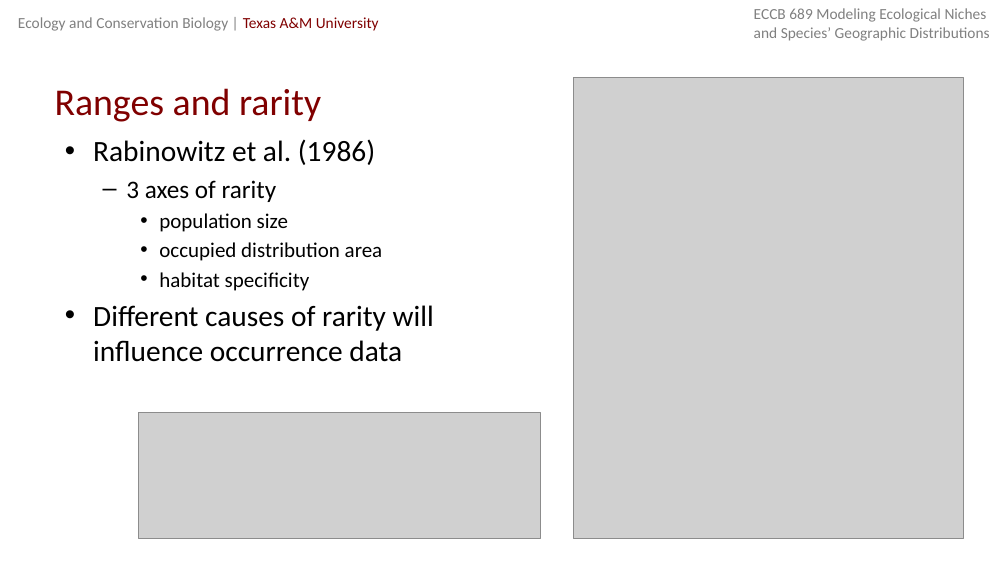
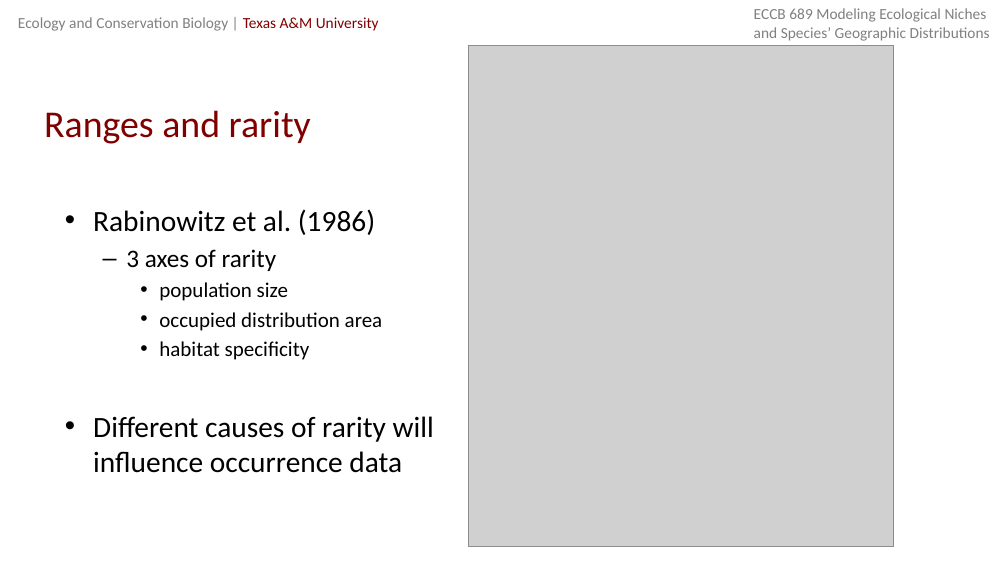
Before and after one commit to michellelawing/ECCB689, a slide deck: slide 27 of Slides/Week 4. Modeling_In_Practice.pptx. Drawn at 1008x567 pixels with LibreOffice and Linux fonts; fonts in the diff are those of the drawing; grey boxes stand for pictures. Boxes give left, top, right and bottom in pixels: in the first picture for what was removed or moved away, otherwise in the second. Text is boxed around its words. In the diff, an @@ line names an element or a change of style, - is before the commit and + after.

```diff
--- a/Slides/Week 4. Modeling_In_Practice.pptx
+++ b/Slides/Week 4. Modeling_In_Practice.pptx
@@ picture: place and size @@
-picture at [574, 78, 964, 538]
+picture at [469, 45, 893, 546]
@@ title "Ranges and rarity": place and size @@
-title "Ranges and rarity" at [55, 88, 321, 122]
+title "Ranges and rarity" at [44, 110, 311, 144]
@@ text "Rabinowitz et al. (1986)" rewrapped from [93, 139, 434, 362] to [93, 209, 434, 473] @@
@@ picture removed at [139, 412, 540, 538] @@
```
Also in this commit, not shown: 4 other slides changed, 1 slide added.
